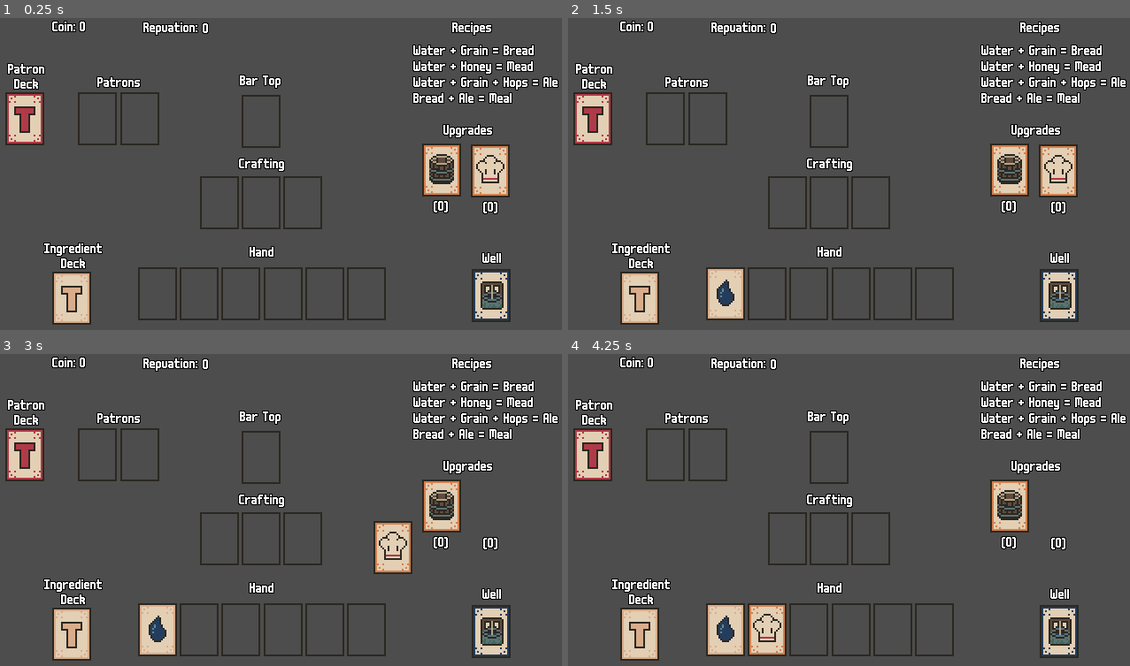
Above: before the commit, frames 1-4 (two rows, left to right).
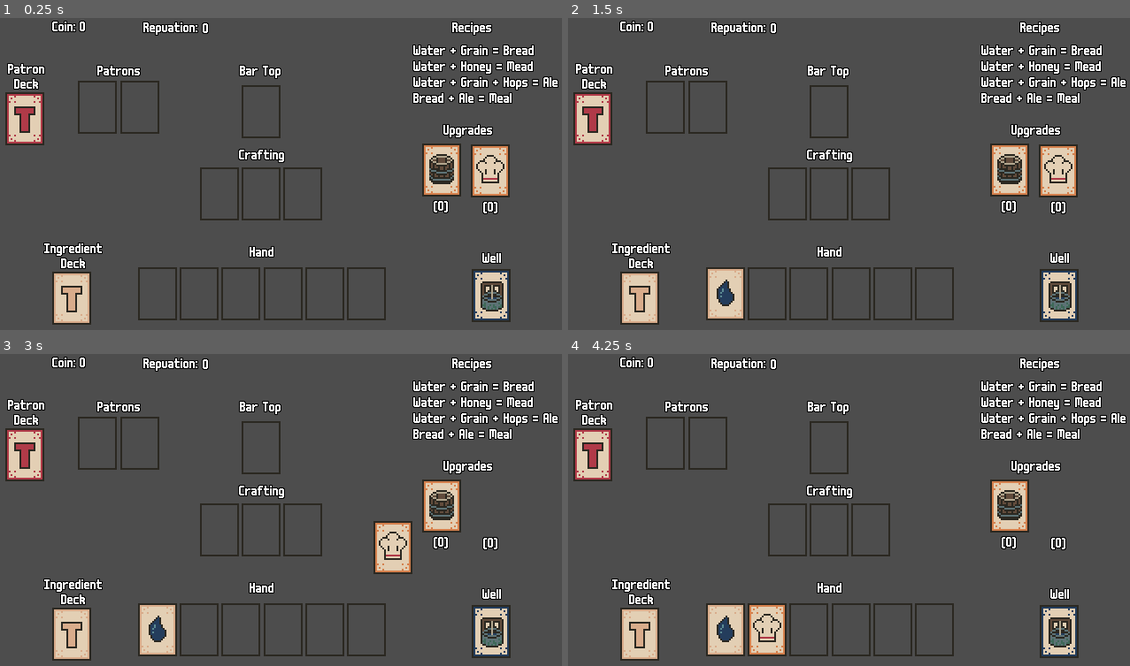
Above: after the commit, the same moments.

Repository: Sleeping-Robot-Games/tavern-card-game
Game: Godot game, scene res://game.tscn
Two runs of this game, one before a commit and one after it. Both use one fixed random seed, a clock stepped at 60 frames per second and the inputs below.
Inputs (mouse positions are in pixels of both pictures, inside the frame that each line leads up to):
- Up to frame 1 (0.25 s): no input
- Up to frame 2 (1.5 s): tap Enter at 0.5 s; drag from (641, 298) to (809, 292) at 0.52 s; tap Space at 1.25 s; drag from (590, 117) to (725, 292) at 1.27 s
- Up to frame 3 (3 s): tap Enter at 2 s; move the mouse to (443, 506) at 2.02 s; click (443, 506) at 2.17 s; tap Space at 2.75 s; drag from (488, 506) to (196, 628) at 2.77 s
- Up to frame 4 (4.25 s): tap Enter at 3.5 s; drag from (725, 628) to (590, 453) at 3.52 s

The runs differ from the first frame. In frame 1, 2.3% of the frame differs, in the area x 13-89%, y 15-95%; in frame 2, 2.3%; in frame 3, 2.3%; in frame 4, 2.3%.

Commit message:
basic crafting

Diff:
--- a/bar_top.tscn
+++ b/bar_top.tscn
@@ -1,13 +1,15 @@
-[gd_scene load_steps=3 format=3 uid="uid://cxgrgiiekx55c"]
+[gd_scene load_steps=4 format=3 uid="uid://cxgrgiiekx55c"]
 
-[ext_resource type="Texture2D" uid="uid://cj2hasiq53anv" path="res://assets/card-outline.png" id="1_3krip"]
+[ext_resource type="PackedScene" uid="uid://8ni2fs6usqj1" path="res://board/card_zone.tscn" id="1_cardzone"]
 [ext_resource type="Theme" uid="uid://b3533pewo25eg" path="res://deck/label.tres" id="2_7blsp"]
+[ext_resource type="Script" path="res://board/bar_top.gd" id="3_script"]
 
 [node name="BarTop" type="Node2D"]
 scale = Vector2(2, 2)
+script = ExtResource("3_script")
 
-[node name="Zone" type="Sprite2D" parent="."]
-texture = ExtResource("1_3krip")
+[node name="CardZone" parent="." instance=ExtResource("1_cardzone")]
+type = "bartop"
 
 [node name="Label" type="Label" parent="."]
 offset_left = -12.0
--- /dev/null
+++ b/board/bar_top.gd
@@ -0,0 +1,10 @@
+extends Node2D
+
+func _ready():
+	$CardZone.type = "bartop"
+
+func has_space() -> bool:
+	return not $CardZone.has_card()
+
+func get_zone() -> Node2D:
+	return $CardZone
--- a/board/card_zone.gd
+++ b/board/card_zone.gd
@@ -4,7 +4,7 @@
 signal card_placed(zone: Node2D, card: Node2D)
 signal card_removed(zone: Node2D, card: Node2D)
 
-@export_enum("blank", "well", "hand", "crafting") var type = "blank":
+@export_enum("blank", "well", "hand", "crafting", "bartop") var type = "blank":
 	set(value):
 		type = value
 		if Engine.is_editor_hint():
--- a/board/crafting.gd
+++ b/board/crafting.gd
@@ -1 +1,138 @@
 extends Node2D
+
+signal crafting_started(recipe: String)
+signal crafting_completed(recipe: String)
+
+var card_scene = preload("res://card/card.tscn")
+
+var recipes = {
+	"Bread": { "ingredients": ["Water", "Grain"], "time": 2.0, "type": "meal" },
+	"Ale": { "ingredients": ["Water", "Grain", "Hops"], "time": 3.0, "type": "meal" },
+	"Mead": { "ingredients": ["Water", "Honey"], "time": 4.0, "type": "meal" },
+	"Meal": { "ingredients": ["Bread", "Ale"], "time": 0.0, "type": "meal" }
+}
+
+var is_crafting: bool = false
+var current_recipe: String = ""
+var craft_time: float = 0.0
+var craft_progress: float = 0.0
+
+@onready var game = get_parent()
+@onready var zones = [$CardZone, $CardZone2, $CardZone3]
+
+func _ready():
+	for zone in zones:
+		zone.card_placed.connect(_on_card_placed)
+		zone.card_removed.connect(_on_card_removed)
+	$ProgressBar.value = 0
+	$ProgressBar.visible = false
+
+func _process(delta: float) -> void:
+	if is_crafting:
+		craft_progress += delta
+		$ProgressBar.value = (craft_progress / craft_time) * 100.0
+		if craft_progress >= craft_time:
+			_complete_craft()
+
+func _on_card_placed(_zone: Node2D, _card: Node2D) -> void:
+	_check_recipes()
+
+func _on_card_removed(_zone: Node2D, _card: Node2D) -> void:
+	pass
+
+func _get_current_ingredients() -> Array[String]:
+	var ingredients: Array[String] = []
+	for zone in zones:
+		if zone.has_card():
+			ingredients.append(zone.get_card().card)
+	return ingredients
+
+func _check_recipes() -> void:
+	var current_ingredients = _get_current_ingredients()
+	if current_ingredients.is_empty():
+		return
+
+	# Check if bar top has space
+	var bar_top = game.get_node_or_null("BarTop")
+	if not bar_top or not bar_top.has_space():
+		return
+
+	# Check each recipe
+	for recipe_name in recipes:
+		var recipe = recipes[recipe_name]
+		var recipe_ingredients = recipe["ingredients"].duplicate()
+
+		# Check if we have exactly the right ingredients
+		if current_ingredients.size() != recipe_ingredients.size():
+			continue
+
+		var is_match = true
+		var temp_ingredients = current_ingredients.duplicate()
+		for ingredient in recipe_ingredients:
+			var idx = temp_ingredients.find(ingredient)
+			if idx == -1:
+				is_match = false
+				break
+			temp_ingredients.remove_at(idx)
+
+		if is_match:
+			# If already crafting same recipe, do nothing
+			if is_crafting and current_recipe == recipe_name:
+				return
+			# Start or restart crafting with this recipe
+			_start_craft(recipe_name, recipe["time"])
+			return
+
+func _start_craft(recipe_name: String, time: float) -> void:
+	is_crafting = true
+	current_recipe = recipe_name
+	craft_time = time
+	craft_progress = 0.0
+
+	if craft_time > 0:
+		$ProgressBar.visible = true
+		$ProgressBar.value = 0
+		crafting_started.emit(recipe_name)
+	else:
+		# Instant craft (like Meal)
+		_complete_craft()
+
+func _complete_craft() -> void:
+	is_crafting = false
+	$ProgressBar.visible = false
+	$ProgressBar.value = 0
+
+	var bar_top = game.get_node_or_null("BarTop")
+	if not bar_top or not bar_top.has_space():
+		# Re-enable cards if bar top is full
+		_enable_craft_cards()
+		return
+
+	# Destroy ingredient cards
+	for zone in zones:
+		if zone.has_card():
+			var card = zone.get_card()
+			zone.current_card = null
+			var card_index = game.hand.find(card)
+			if card_index >= 0:
+				game.hand.remove_at(card_index)
+			card.queue_free()
+
+	# Create the result card on bar top
+	var result_card = card_scene.instantiate()
+	result_card.type = "meal"
+	result_card.card = current_recipe
+	game.add_child(result_card)
+
+	bar_top.get_zone().place_card(result_card)
+
+	crafting_completed.emit(current_recipe)
+	current_recipe = ""
+
+func _enable_craft_cards() -> void:
+	for zone in zones:
+		if zone.has_card():
+			var card = zone.get_card()
+			card.set_process_input(true)
+			if card.has_node("Area2D"):
+				card.get_node("Area2D").input_pickable = true
--- a/board/crafting.tscn
+++ b/board/crafting.tscn
@@ -26,3 +26,11 @@
 theme = ExtResource("2_f5il0")
 text = "Crafting"
 horizontal_alignment = 1
+
+[node name="ProgressBar" type="ProgressBar" parent="."]
+offset_left = -34.0
+offset_top = 16.0
+offset_right = 101.0
+offset_bottom = 33.0
+scale = Vector2(0.5, 0.5)
+show_percentage = false
--- a/game.tscn
+++ b/game.tscn
@@ -104,13 +104,13 @@
 position = Vector2(560, 314)
 
 [node name="CraftZone" parent="." instance=ExtResource("5_7jktm")]
-position = Vector2(301, 209)
+position = Vector2(301, 199)
 
 [node name="BarTop" parent="." instance=ExtResource("6_ryrav")]
-position = Vector2(300, 117)
+position = Vector2(300, 106)
 
 [node name="PatronZone" parent="." instance=ExtResource("7_eow3j")]
-position = Vector2(139, 107)
+position = Vector2(139, 94)
 
 [node name="Upgrades" type="Node2D" parent="."]
 position = Vector2(529, 120)
Binary file changed: assets/Well.png
Not shown, added: board/bar_top.gd.uid
Not shown, changed: README.md
